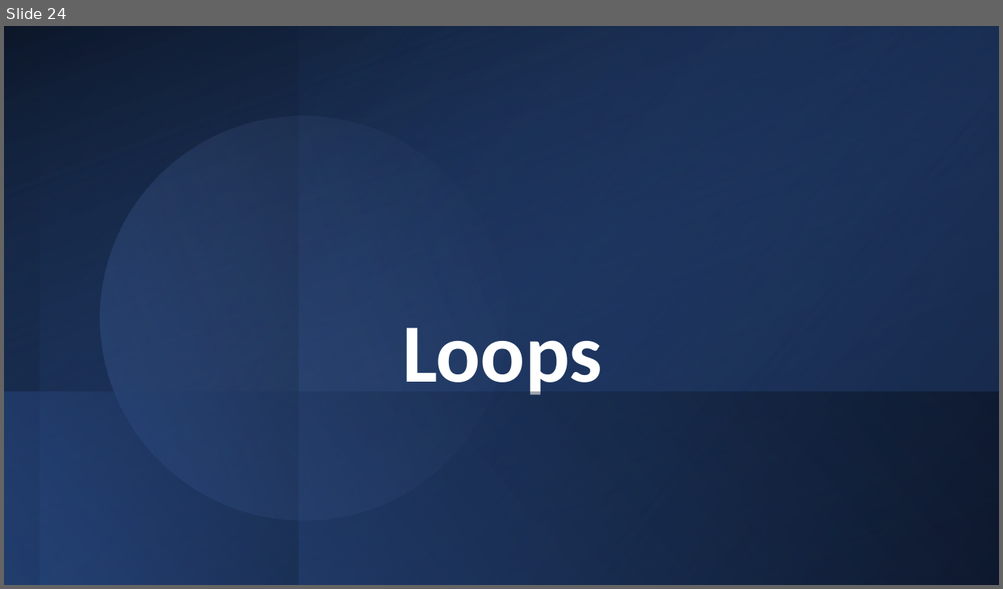
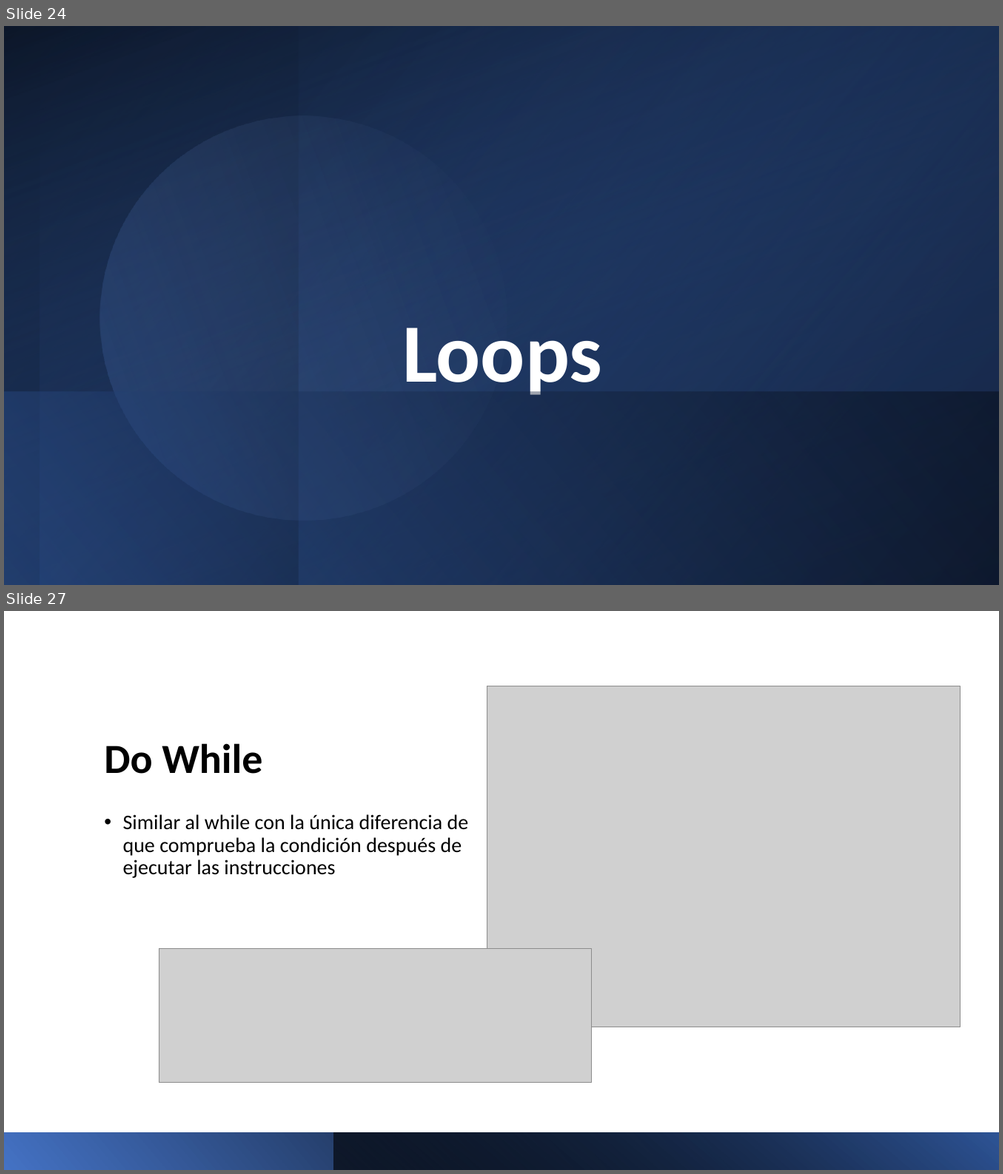
Before and after one commit to Charris1904/automation-qa-sessions, a slide deck: files/1. Java.pptx. Shown one above the other, each under a label of ours: slide 24 before the commit, slides 24 and 27 after it; the slides between them are not shown. The pictures are 1003x589 and 1003x1174 pixels, drawn with LibreOffice and Linux fonts; fonts in the diff are those of the drawing; grey boxes stand for pictures. Boxes give left, top, right and bottom in pixels: in the first picture for what was removed or moved away, otherwise in the second. Text is boxed around its words. In the diff, an @@ line names an element or a change of style, - is before the commit and + after.

```diff
--- a/files/1. Java.pptx
+++ b/files/1. Java.pptx
@@ slide 27 added at (4,611,999,1170), background #FFFFFF @@
@@ picture added at (487,686,960,1028) @@
@@ title added at (104,743,262,774), 40 pt, text #000000, bold @@
+Do While
@@ text added at (123,815,469,878), 20 pt, text #000000 @@
+• Similar al while con la única diferencia de que comprueba la condición después de ejecutar las instrucciones
@@ picture added at (159,949,591,1083) @@
@@ rectangle added at (4,1133,999,1170), fill gradient #4472C4 to #000000 @@
@@ rectangle added at (334,1133,999,1170), fill gradient #000000 to #2F5597 @@
```
Also in this commit, not shown: 5 other slides added, 4 other files.
